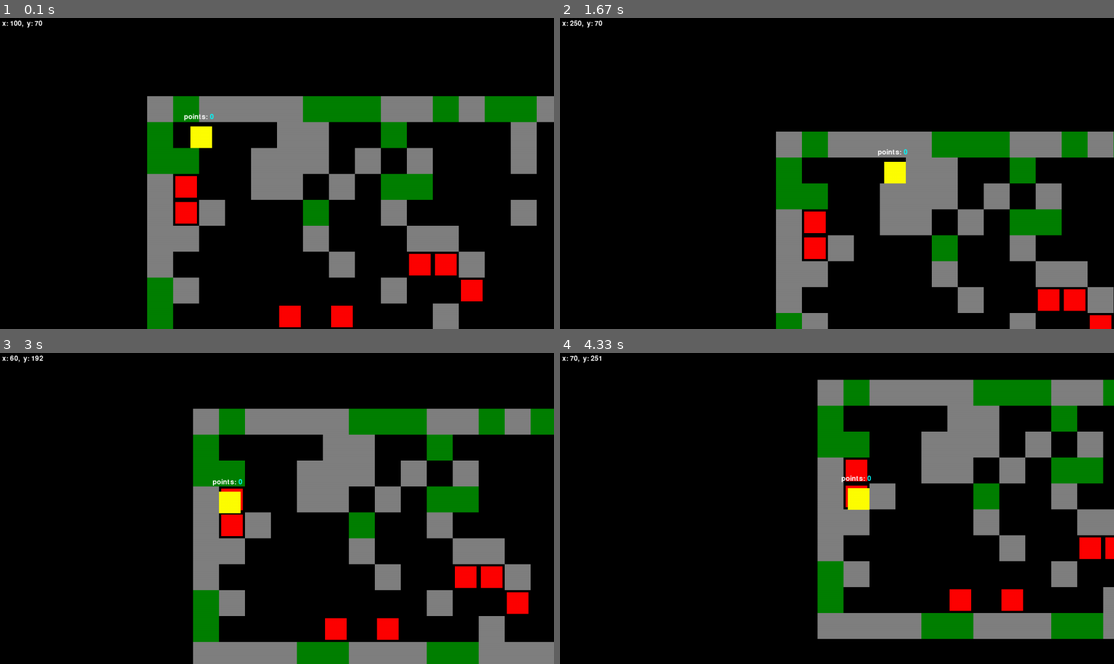
Above: before the commit, frames 1-4 (two rows, left to right).
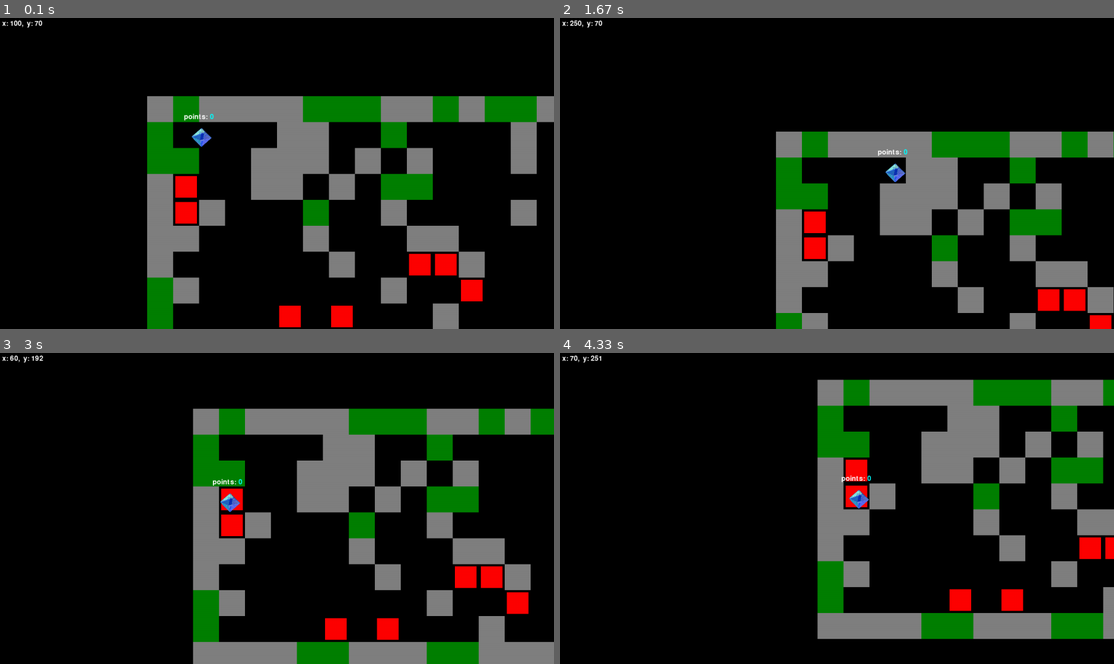
Above: after the commit, the same moments.

Repository: zwiq123/Gra_Pygame_nr1
Game: pygame game, started from scripts/main.py
The game is run twice, just before and just after one commit, with the same random seed, the same clock (stepped at 60 frames per second) and the same inputs.
Inputs (mouse positions are in pixels of both pictures, inside the frame that each line leads up to):
- Up to frame 1 (0.1 s): no input
- Up to frame 2 (1.67 s): hold D 0.33-0.8 s; move the mouse to (814, 185) at 0.37 s; hold W 0.83-1.13 s; move the mouse to (1014, 164) at 0.87 s; hold D 1.17-1.63 s; move the mouse to (704, 176) at 1.2 s
- Up to frame 3 (3 s): hold A 1.67-2.2 s; move the mouse to (105, 461) at 1.7 s; hold S 2.23-2.53 s; move the mouse to (360, 399) at 2.27 s; hold A 2.57-2.97 s; move the mouse to (343, 536) at 2.6 s
- Up to frame 4 (4.33 s): hold W 3-3.37 s; move the mouse to (848, 402) at 3.03 s; hold D 3.4-4.03 s; move the mouse to (637, 499) at 3.43 s; hold S from 4.07 s (still down); move the mouse to (842, 539) at 4.1 s

The runs differ from the first frame. In frame 1, 0.3% of the frame differs, in the area x 34-39%, y 34-42%; in frame 2, 0.3%; in frame 3, 0.3%; in frame 4, 0.3%.

Commit message:
Added images to game

Diff:
--- a/scripts/game.py
+++ b/scripts/game.py
@@ -44,7 +44,7 @@
             self.clock.tick(60)
             pygame.display.flip()
         pygame.quit()
-        self.levelManager.save_level("level.txt")
+        self.levelManager.save_level("../level.txt")
 
     def draw_manager(self):
         self.screen.fill((0, 0, 0))
--- a/scripts/objects/coin.py
+++ b/scripts/objects/coin.py
@@ -1,3 +1,5 @@
+import random
+
 import pygame
 from pygame.locals import *
 
--- a/scripts/objects/enemy.py
+++ b/scripts/objects/enemy.py
@@ -4,7 +4,7 @@
 
 class Enemy(GameObject):
     def __init__(self, x, y, game):
-        super().__init__(x, y, 50, 50, game)
+        super().__init__(x, y, 50, 50, None, game)
         super().set_color((255, 0, 0))
         self.xVel = 0
         self.yVel = 0
--- a/scripts/objects/gameObject.py
+++ b/scripts/objects/gameObject.py
@@ -2,7 +2,7 @@
 import pygame
 
 class GameObject:
-    def __init__(self, x, y, width, height, game):
+    def __init__(self, x, y, width, height, imgSrc, game):
         self.x = x
         self.y = y
         self.width = width
@@ -12,6 +12,10 @@
         self.yDraw = 0
         self.game = game
         self.color = (255, 0, 0)
+        if imgSrc is not None:
+            self.img = pygame.transform.scale(pygame.image.load(imgSrc), (self.width, self.height))
+        else:
+            self.img = None
 
     def set_color(self, color):
         self.color = color
@@ -23,4 +27,8 @@
         self.xDraw = self.x - offset[0]
         self.yDraw = self.y - offset[1]
         drawRect = Rect(self.x - offset[0], self.y - offset[1], self.width, self.height)
-        pygame.draw.rect(self.game.screen, self.color, drawRect)
+
+        if self.img is not None:
+            self.game.screen.blit(self.img, (self.xDraw, self.yDraw))
+        else:
+            pygame.draw.rect(self.game.screen, self.color, drawRect)
--- a/scripts/objects/player.py
+++ b/scripts/objects/player.py
@@ -4,7 +4,7 @@
 
 class Player(GameObject):
     def __init__(self, x, y, game):
-        super().__init__(x, y, 50, 50, game)
+        super().__init__(x, y, 50, 50, "../textures/Ramiel.png", game)
         super().set_color((255, 255, 0))
         self.xVel = 0
         self.yVel = 0
--- a/scripts/objects/wall.py
+++ b/scripts/objects/wall.py
@@ -3,7 +3,7 @@
 
 class Wall(GameObject):
     def __init__(self, x, y, width, height, game):
-        super().__init__(x, y, width, height, game)
+        super().__init__(x, y, width, height, None, game)
         self.isBouncy = False
         super().set_color((128, 128, 128))
 
Binary file added: textures/Ramiel.png
